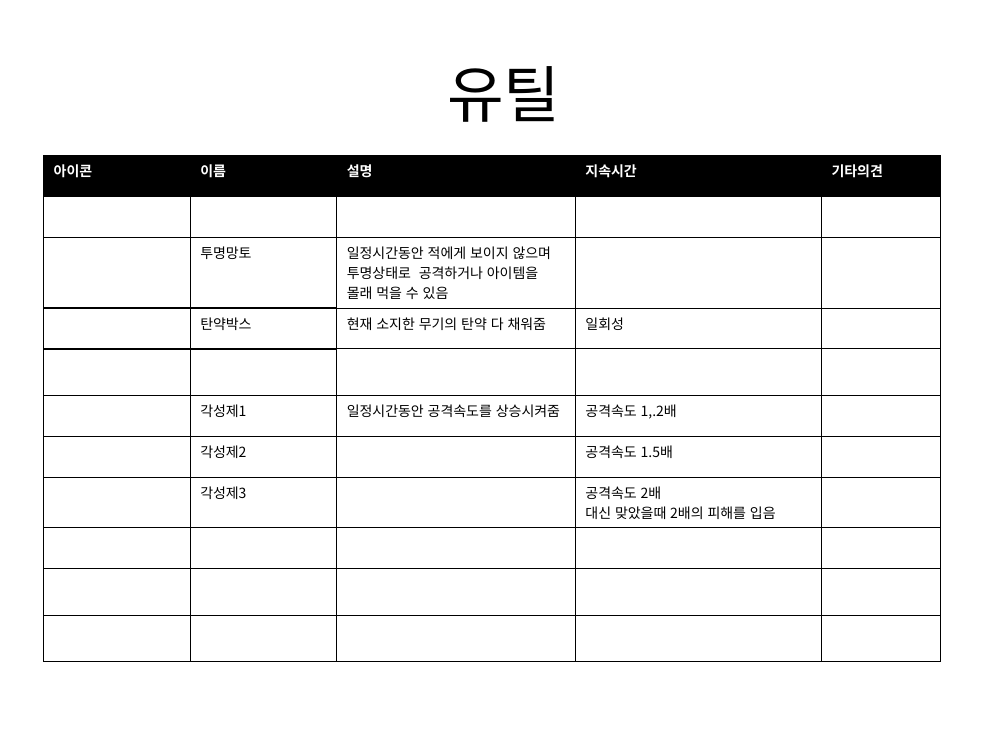
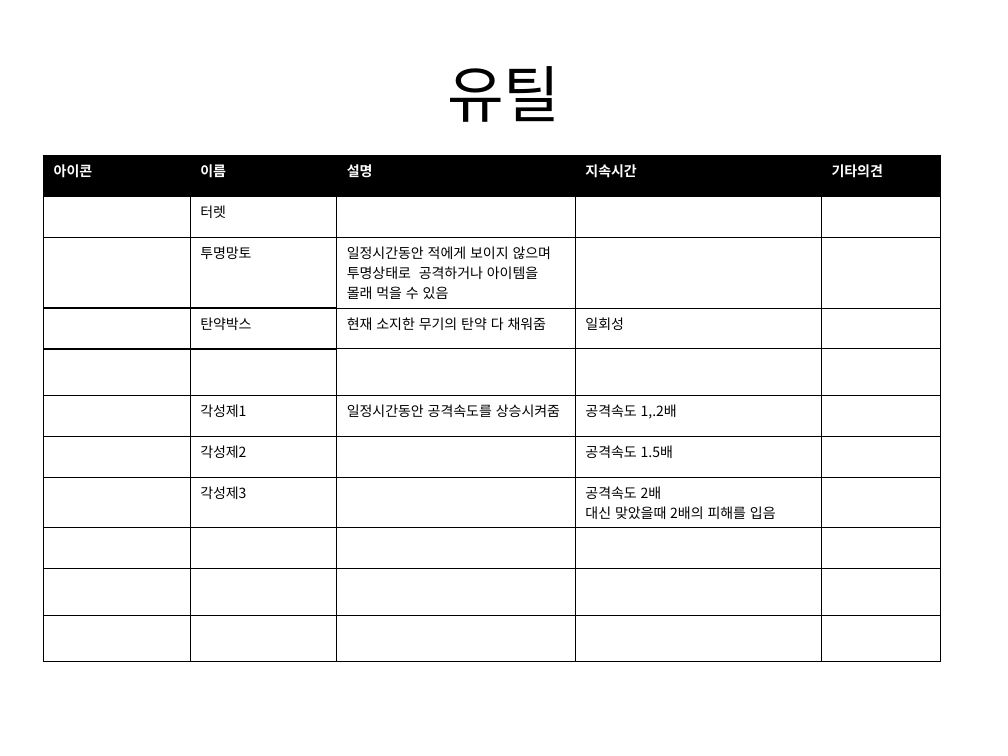
Before and after one commit to gkdlgndpdu/EscapeJail, a slide deck: slide 10 of EscapeJail/Assets/기획/스테이지1기획.pptx. Drawn at 1008x756 pixels with LibreOffice and Linux fonts; fonts in the diff are those of the drawing. Boxes give left, top, right and bottom in pixels: in the first picture for what was removed or moved away, otherwise in the second. Text is boxed around its words. In the diff, an @@ line names an element or a change of style, - is before the commit and + after.

```diff
--- a/EscapeJail/Assets/기획/스테이지1기획.pptx
+++ b/EscapeJail/Assets/기획/스테이지1기획.pptx
@@ table at box(43, 156, 939, 634) @@
-row 2, column 2: 
+row 2, column 2: 터렛
```
Also in this commit, not shown: 1 other slide changed.
